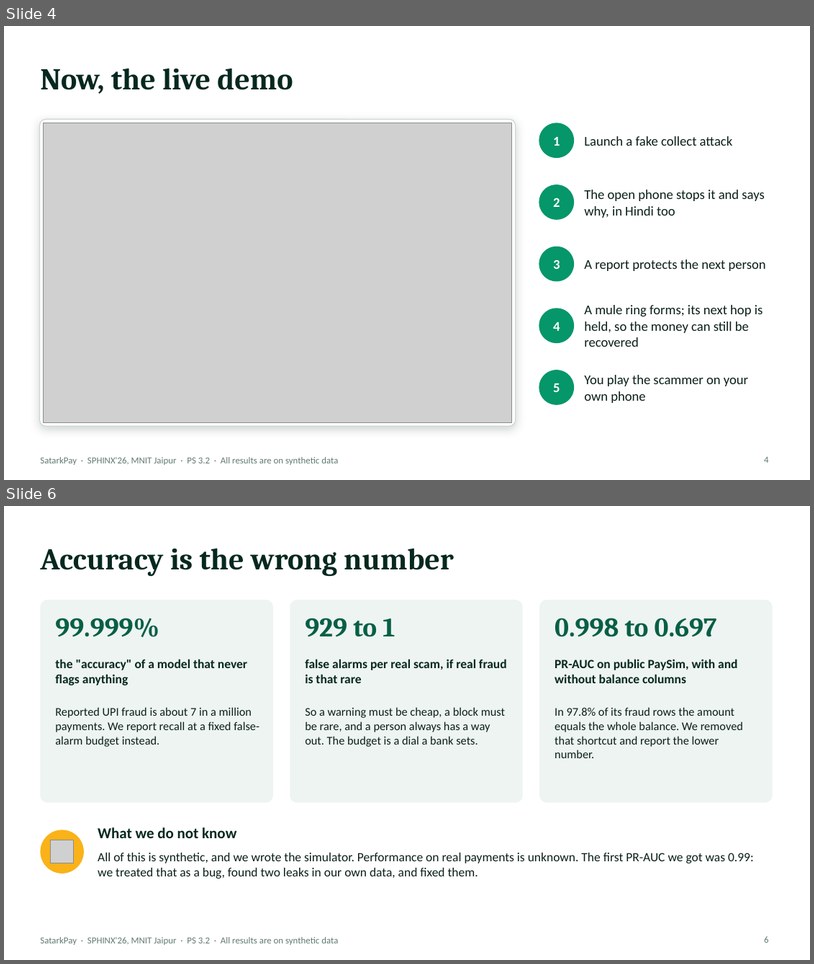
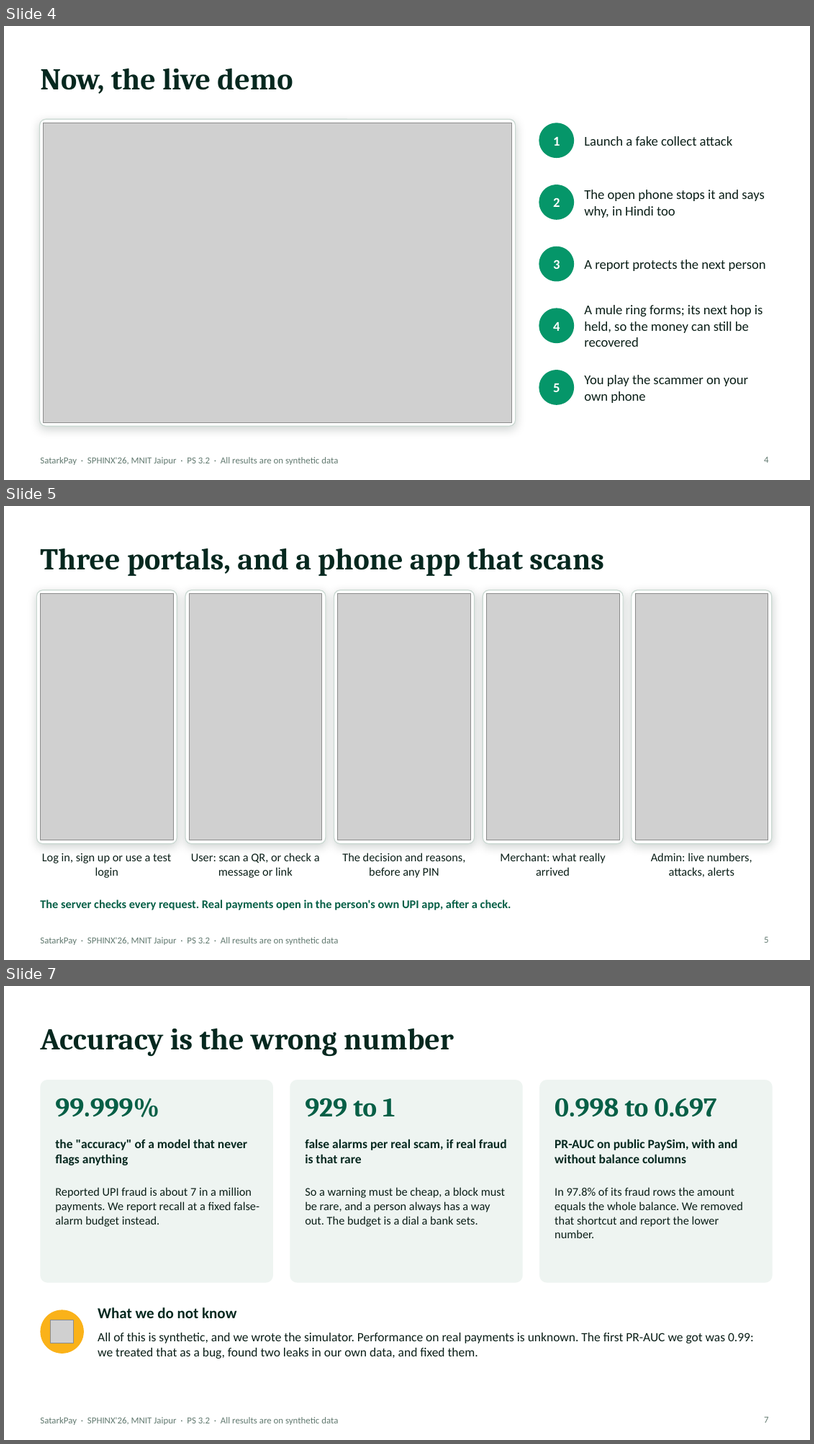
Before and after one commit to ajayyadav432/SatarkPay, a slide deck: docs/SatarkPay_Pitch.pptx. Shown one above the other, each under a label of ours: slides 4 and 6 before the commit, slides 4, 5 and 7 after it; the slides between them are not shown. The pictures are 814x964 and 814x1444 pixels, drawn with LibreOffice and Linux fonts; fonts in the diff are those of the drawing; grey boxes stand for pictures. Boxes give left, top, right and bottom in pixels: in the first picture for what was removed or moved away, otherwise in the second. Text is boxed around its words. In the diff, an @@ line names an element or a change of style, - is before the commit and + after.

Commit message:
Deploy a test copy to Vercel; update README, Q&A, demo script and deck
- Public test copy at satarkpay.vercel.app; automatic SMS checks never go to an https server
- Running requirements split from training and test requirements
- Report QR results on their own, with a test that keeps the documents in line
- Demo script gains a rehearsal list and backups for camera, connection and laptop failures
- Deck: two new slides (portals and phone app, QR results) and the team

```diff
--- a/docs/SatarkPay_Pitch.pptx
+++ b/docs/SatarkPay_Pitch.pptx
@@ slide 5 added at [4, 506, 810, 960], background #FFFFFF; not listed: 1 template element that a slide beside it also shows @@
@@ title added at [40, 548, 604, 576], 36 pt, text #06281F, bold @@
+Three portals, and a phone app that scans
@@ rounded rectangle added at [36, 590, 177, 844], fill #FFFFFF, outline #C9D8D1 1 pt @@
@@ rounded rectangle added at [185, 590, 326, 844], fill #FFFFFF, outline #C9D8D1 1 pt @@
@@ rounded rectangle added at [334, 590, 475, 844], fill #FFFFFF, outline #C9D8D1 1 pt @@
@@ rounded rectangle added at [483, 590, 623, 844], fill #FFFFFF, outline #C9D8D1 1 pt @@
@@ rounded rectangle added at [632, 590, 772, 844], fill #FFFFFF, outline #C9D8D1 1 pt @@
@@ picture added at [40, 594, 173, 840] @@
@@ picture added at [189, 594, 322, 840] @@
@@ picture added at [338, 594, 471, 840] @@
@@ picture added at [486, 594, 620, 840] @@
@@ picture added at [635, 594, 769, 840] @@
@@ text added at [42, 852, 171, 878], 14 pt, text #0B1F18 @@
+Log in, sign up or use a test login
@@ text added at [191, 852, 320, 878], 14 pt, text #0B1F18 @@
+User: scan a QR, or check a message or link
@@ text added at [342, 852, 466, 878], 14 pt, text #0B1F18 @@
+The decision and reasons, before any PIN
@@ text added at [500, 852, 605, 875], 14 pt, text #0B1F18 @@
+Merchant: what really arrived
@@ text added at [651, 852, 753, 877], 14 pt, text #0B1F18 @@
+Admin: live numbers, attacks, alerts
@@ text added at [40, 899, 512, 910], 14 pt, text #065F46, bold @@
+The server checks every request. Real payments open in the person's own UPI app, after a check.
@@ page number added at [764, 937, 769, 942], 11 pt, text #627A70 @@
+5
@@ what was slide 6 is now slide 7 @@
@@ page number at [764, 1417, 769, 1422]: text changed @@
-6
+7
```
Also in this commit, not shown: 4 slides changed, 1 other slide added, 16 other files.
